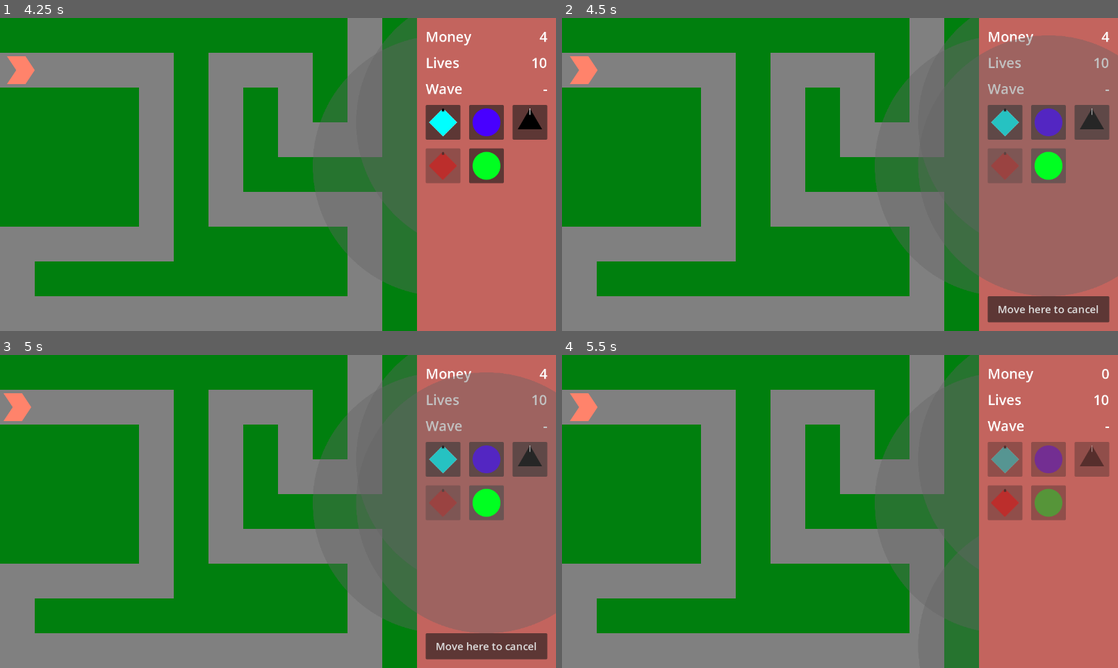
Above: before the commit, frames 1-4 (two rows, left to right).
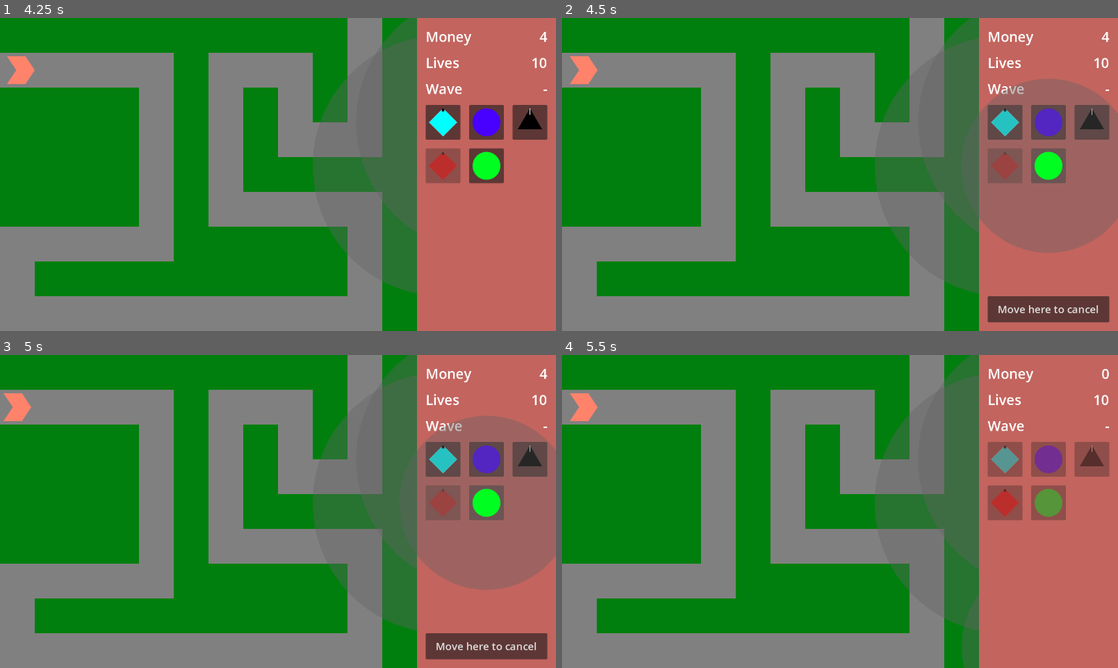
Above: after the commit, the same moments.

Repository: phrasmotica/godot-tower-defence
Game: Godot game, scene res://scenes/game.tscn
Same seed, same stepped clock (60 frames per second), same inputs: the game is played once before the commit and once after it.
Inputs (mouse positions are in pixels of both pictures, inside the frame that each line leads up to):
- Up to frame 1 (4.25 s): click "Play path 0" at 0.5 s; click (444, 121) at 1.25 s; click (489, 121) at 2 s; click (528, 121) at 2.75 s; click (444, 165) at 3.5 s
- Up to frame 2 (4.5 s): click (1051, 165) at 4.25 s
- Up to frame 3 (5 s): no input
- Up to frame 4 (5.5 s): click "Move here to cancel" at 5 s

Frame 1 is identical in both runs. In frame 2, 7.6% of the frame differs, in the area x 75-100%, y 5-89%; in frame 3, 7.6%; in frame 4, 0.5%.
Error before the commit: Cannot call method 'play' on a null value. (res://scripts/tower.gd:56)
Error after the commit: Cannot call method 'hide' on a null value. (res://scripts/tower_level_manager.gd:130)

Commit message:
Create scene for rendering a tower's range area

Diff:
--- a/scenes/gun_tower.tscn
+++ b/scenes/gun_tower.tscn
@@ -1,7 +1,6 @@
-[gd_scene load_steps=28 format=3 uid="uid://bm6ytyxvbceh0"]
+[gd_scene load_steps=26 format=3 uid="uid://bm6ytyxvbceh0"]
 
 [ext_resource type="Script" path="res://scripts/tower.gd" id="1_v8t2a"]
-[ext_resource type="Texture2D" uid="uid://i2j4kvn0w7q4" path="res://assets/sprites/range.png" id="2_ryqgt"]
 [ext_resource type="Texture2D" uid="uid://du6xscvmfx8l8" path="res://assets/sprites/towerselection.png" id="3_ksutm"]
 [ext_resource type="Script" path="res://scripts/tower_level_manager.gd" id="4_4tss6"]
 [ext_resource type="Texture2D" uid="uid://bqxjks1khgpr4" path="res://assets/sprites/tower1upgrade1.png" id="4_gubpj"]
@@ -9,6 +8,7 @@
 [ext_resource type="PackedScene" uid="uid://djj6tjv3p0qo6" path="res://scenes/tower_level.tscn" id="4_t0fww"]
 [ext_resource type="PackedScene" uid="uid://dkbrkn8ajicyx" path="res://scenes/bullet.tscn" id="5_ikvgn"]
 [ext_resource type="Texture2D" uid="uid://cyvmiovifx22h" path="res://assets/sprites/tower1upgrade2.png" id="5_kp04t"]
+[ext_resource type="PackedScene" uid="uid://bkiugvcd885f7" path="res://scenes/range_area.tscn" id="5_u7xd8"]
 [ext_resource type="PackedScene" uid="uid://b80wrboq0yfrq" path="res://scenes/firing_line.tscn" id="6_dxx5i"]
 [ext_resource type="PackedScene" uid="uid://dennk04qdhx0m" path="res://scenes/barrel.tscn" id="7_mplx0"]
 [ext_resource type="PackedScene" uid="uid://bl4stws58mj3o" path="res://scenes/ricochet_bullet.tscn" id="9_gndbw"]
@@ -25,21 +25,6 @@
 "frames": [{
 "duration": 1.0,
 "texture": SubResource("AtlasTexture_fxpcc")
-}],
-"loop": true,
-"name": &"default",
-"speed": 5.0
-}]
-
-[sub_resource type="AtlasTexture" id="AtlasTexture_xedab"]
-atlas = ExtResource("2_ryqgt")
-region = Rect2(0, 0, 2000, 2000)
-
-[sub_resource type="SpriteFrames" id="SpriteFrames_ocubu"]
-animations = [{
-"frames": [{
-"duration": 1.0,
-"texture": SubResource("AtlasTexture_xedab")
 }],
 "loop": true,
 "name": &"default",
@@ -335,11 +320,7 @@
 script = ExtResource("4_4tss6")
 base_level = NodePath("../Level0")
 
-[node name="Range" type="Node2D" parent="Levels"]
-
-[node name="RangeSprite" type="AnimatedSprite2D" parent="Levels/Range"]
-scale = Vector2(0.3, 0.3)
-sprite_frames = SubResource("SpriteFrames_ocubu")
+[node name="RangeArea" parent="Levels" instance=ExtResource("5_u7xd8")]
 
 [node name="FiringLine" parent="Levels" instance=ExtResource("6_dxx5i")]
 
--- /dev/null
+++ b/scenes/range_area.tscn
@@ -0,0 +1,25 @@
+[gd_scene load_steps=5 format=3 uid="uid://bkiugvcd885f7"]
+
+[ext_resource type="Script" path="res://scripts/range_area.gd" id="1_gs8lo"]
+[ext_resource type="Texture2D" uid="uid://i2j4kvn0w7q4" path="res://assets/sprites/range.png" id="1_m2nxb"]
+
+[sub_resource type="AtlasTexture" id="AtlasTexture_xedab"]
+atlas = ExtResource("1_m2nxb")
+region = Rect2(0, 0, 2000, 2000)
+
+[sub_resource type="SpriteFrames" id="SpriteFrames_ocubu"]
+animations = [{
+"frames": [{
+"duration": 1.0,
+"texture": SubResource("AtlasTexture_xedab")
+}],
+"loop": true,
+"name": &"default",
+"speed": 5.0
+}]
+
+[node name="RangeArea" type="Node2D"]
+script = ExtResource("1_gs8lo")
+
+[node name="RangeSprite" type="AnimatedSprite2D" parent="."]
+sprite_frames = SubResource("SpriteFrames_ocubu")
--- /dev/null
+++ b/scripts/range_area.gd
@@ -0,0 +1,20 @@
+@tool
+class_name RangeArea extends Node2D
+
+@onready var range_sprite: AnimatedSprite2D = $RangeSprite
+
+@export_range(1, 10)
+var radius := 3:
+	set(value):
+		radius = value
+		adjust_range(value)
+
+func adjust_range(projectile_range: int):
+	var range_scale := float(projectile_range) / 10
+	range_sprite.scale = Vector2(range_scale, range_scale)
+
+func set_default_look():
+	range_sprite.modulate = Color.WHITE
+
+func set_error_look():
+	range_sprite.modulate = Color.RED
--- a/scripts/tower_level_manager.gd
+++ b/scripts/tower_level_manager.gd
@@ -1,8 +1,7 @@
 @tool
 class_name TowerLevelManager extends Node2D
 
-@onready var range_node: Node2D = $Range
-@onready var range_sprite: AnimatedSprite2D = $Range/RangeSprite
+@onready var range_node: RangeArea = $RangeArea
 @onready var firing_line: FiringLine = $FiringLine
 @onready var effect_area: Area2D = $EffectArea
 
@@ -30,10 +29,10 @@
 signal created_bolt
 
 func set_default_look():
-	range_sprite.modulate = Color.WHITE
+	range_node.set_default_look()
 
 func set_error_look():
-	range_sprite.modulate = Color.RED
+	range_node.set_error_look()
 
 func warmup_finished():
 	base_level.created_projectile.connect(_on_level_created_projectile)
@@ -131,8 +130,7 @@
 	range_node.hide()
 
 func adjust_range(projectile_range: int):
-	var range_scale := float(projectile_range) / 10
-	range_sprite.scale = Vector2(range_scale, range_scale)
+	range_node.radius = projectile_range
 
 	firing_line.shooting_range = projectile_range
 
